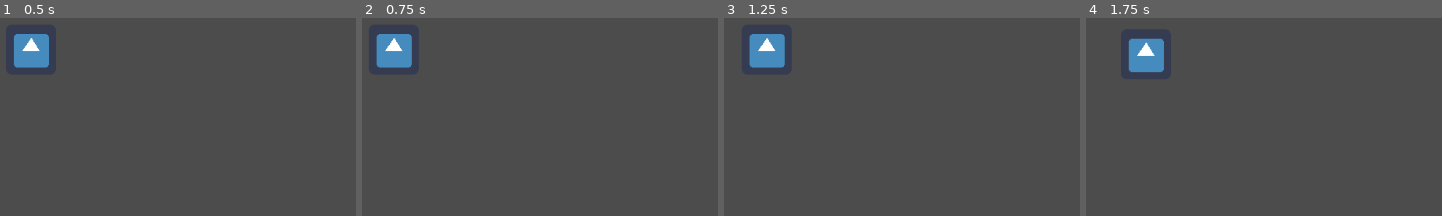
Above: before the commit, frames 1-4 (left to right).
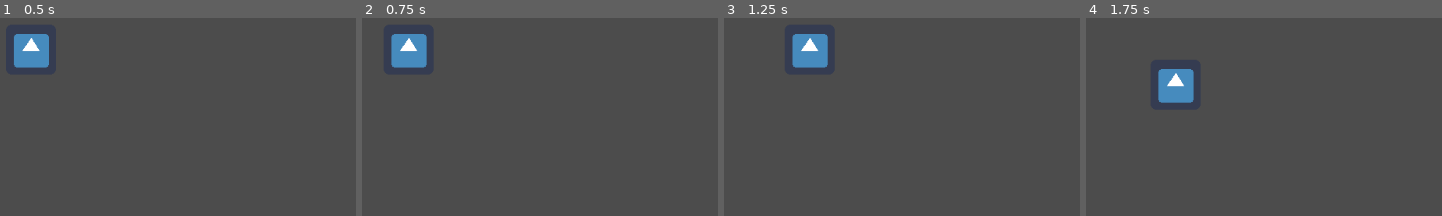
Above: after the commit, the same moments.

Repository: Florian-DELRIEU/Godot-Test
Game: Godot game, scene res://Scenes/scene01.tscn
The game is run twice, just before and just after one commit, with the same random seed, the same clock (stepped at 60 frames per second) and the same inputs. The engine's default icon, where the game draws it, is replaced by a stand-in: a white triangle on a blue panel in a dark square.
Inputs:
- Up to frame 1 (0.5 s): no input
- Up to frame 2 (0.75 s): tap Enter at 0.5 s; hold Right (ui_right) from 0.53 s (still down)
- Up to frame 3 (1.25 s): keep holding Right (ui_right)
- Up to frame 4 (1.75 s): release Right (ui_right) at 1.28 s; hold Down (ui_down) from 1.28 s (still down)

Frame 1 is identical in both runs. In frame 2, 1.8% of the frame differs, in the area x 3-19%, y 8-26%; in frame 3, 3.4%, in the area x 7-30%, y 8-26%; in frame 4, 3.4%.

Commit message:
change constant speed move

Diff:
--- a/Codes/Player.gd
+++ b/Codes/Player.gd
@@ -1,19 +1,23 @@
 extends KinematicBody2D
 
 var vel = Vector2()
+const speed = 100
 
 func _ready():
 	pass # Replace with function body.
 
 func _process(delta):
+	vel.x = 0
+	vel.y = 0
+
 	if Input.is_action_pressed("ui_right"):  # detecte le mapping de touche "ui_right"
-		vel.x += 1
+		vel.x += speed
 	if Input.is_action_pressed("ui_left"):
-		vel.x -= 1
+		vel.x -= speed
 	if Input.is_action_pressed("ui_down"):
-		vel.y += 1
+		vel.y += speed
 	if Input.is_action_pressed("ui_up"):
-		vel.y -= 1
+		vel.y -= speed
 	move_and_slide(vel) # bouge le slide de la vitesse :vel:
 
 	print("Speed :", vel.x," , ", vel.y)
